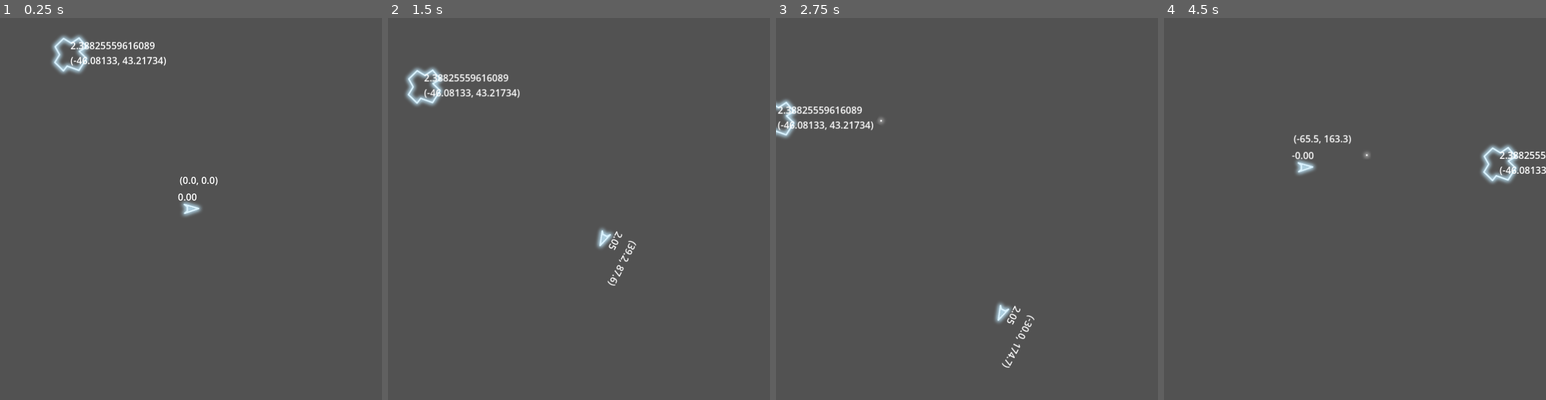
Above: before the commit, frames 1-4 (left to right).
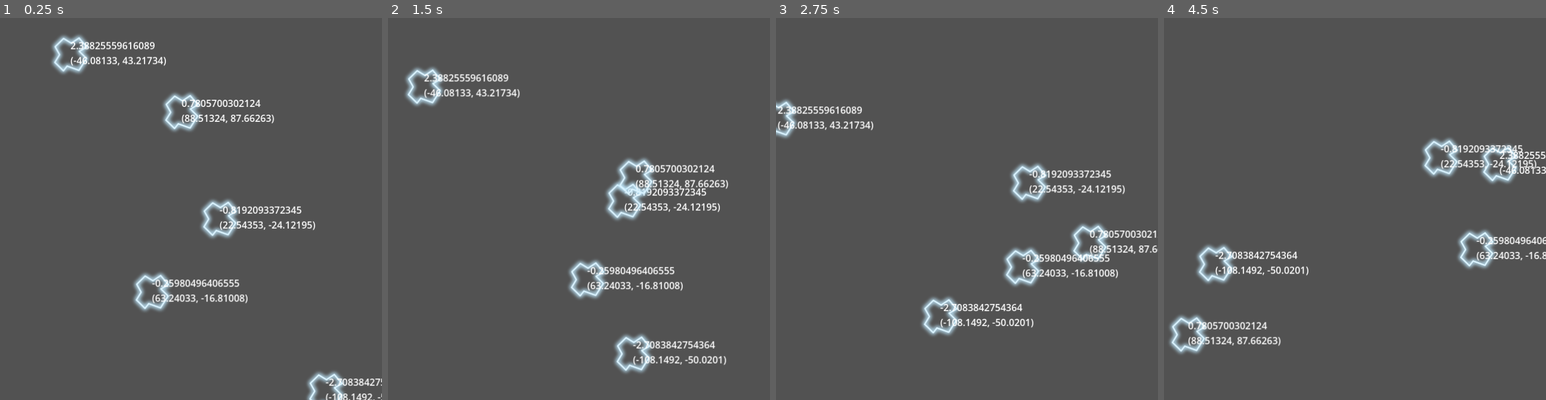
Above: after the commit, the same moments.

Repository: davidward462/asteroids
Game: Godot game, scene res://scenes/main.tscn
Two runs of this game, one before a commit and one after it. Both use one fixed random seed, a clock stepped at 60 frames per second and the inputs below.
Inputs:
- Up to frame 1 (0.25 s): no input
- Up to frame 2 (1.5 s): hold W (accelerate) 0.53-1.28 s; hold D (rotate_clockwise) 0.53-1.28 s; tap A (rotate_counterclockwise) at 1.35 s
- Up to frame 3 (2.75 s): hold W (accelerate) from 2.03 s (still down); tap Space (shoot) at 2.1 s
- Up to frame 4 (4.5 s): tap D (rotate_clockwise) at 2.85 s; release W (accelerate) at 3.53 s; hold A (rotate_counterclockwise) 3.53-4.28 s; tap Space (shoot) at 4.35 s

The runs differ from the first frame. In frame 1, 4.2% of the frame differs, in the area x 34-100%, y 19-100%; in frame 2, 4.6%; in frame 3, 4.5%; in frame 4, 4.6%, in the area x 1-100%, y 30-88%.

Commit message:
spawn asteroids in a group

Diff:
--- a/scripts/world.gd
+++ b/scripts/world.gd
@@ -2,15 +2,16 @@
 
 @onready var player_scene = load("res://scenes/player.tscn")
 @onready var asteroid_scene = load("res://scenes/asteroid.tscn")
+@onready var screen_size = get_viewport_rect().end
 
-var asteroid_count = 1
+var asteroid_count = 5
 
-func spawn_player(screen_size, start_pos) -> void:
+func spawn_player(start_pos) -> void:
 	var player = player_scene.instantiate ()
 	add_child(player)
 	player.position = start_pos
 
-func gen_asteroid_coords(screen_size) -> Vector2:
+func gen_asteroid_coords() -> Vector2:
 	var buffer = 120
 	var screen_x = int(screen_size.x)
 	var screen_y = int(screen_size.y)
@@ -21,23 +22,27 @@
 	print(coords)
 	return coords
 
-func spawn_asteroid(pos) -> void:
+func spawn_asteroid() -> void:
+	var pos = gen_asteroid_coords()
 	print("spawn asteroid")
 	var asteroid = asteroid_scene.instantiate()
 	add_child(asteroid)
 	asteroid.position = pos
 
+func spawn_asteroids(count) -> void:
+	for i in range(count):
+		spawn_asteroid()
+
 # Called when the node enters the scene tree for the first time.
 func _ready() -> void:
 	randomize()
-	var screen_size = get_viewport_rect().end
 	var player_start_pos = Vector2(screen_size.x/2, screen_size.y/2)
 
 	# Spawn player in the center of the viewport.
-	spawn_player(screen_size, player_start_pos)
+	# spawn_player(screen_size, player_start_pos)
 
 	# Spawn asteroids
-	spawn_asteroid(gen_asteroid_coords(screen_size))
+	spawn_asteroids(asteroid_count)
 
 # Called every frame. 'delta' is the elapsed time since the previous frame.
 func _process(delta: float) -> void:
